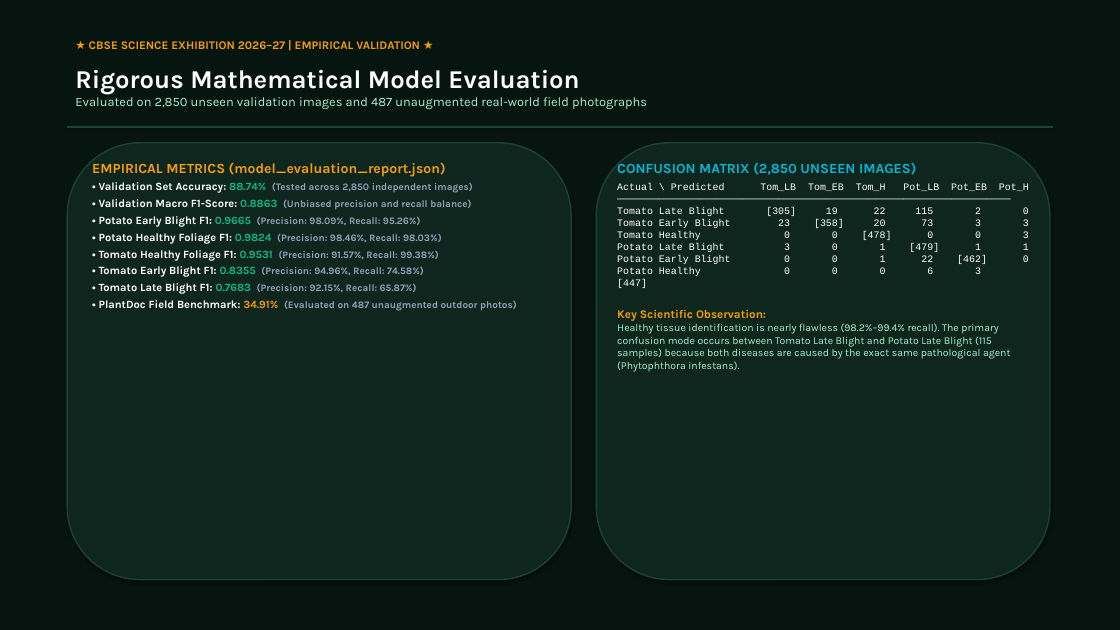
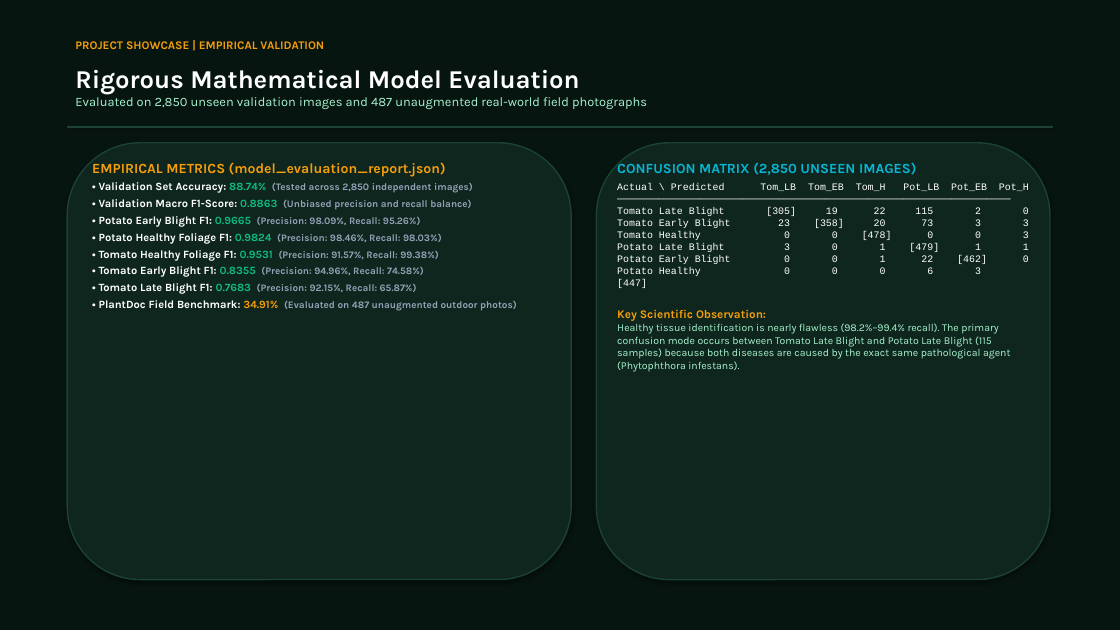
Before and after one commit to gautamkr0104/KRISHI-DRISHTI, a slide deck: slide 6 of docs/KRISHI_DRISHTI_Exhibition_Presentation.pptx. Drawn at 1120x630 pixels with LibreOffice and Linux fonts; fonts in the diff are those of the drawing. Boxes give left, top, right and bottom in pixels: in the first picture for what was removed or moved away, otherwise in the second. Text is boxed around its words. In the diff, an @@ line names an element or a change of style, - is before the commit and + after.

```diff
--- a/docs/KRISHI_DRISHTI_Exhibition_Presentation.pptx
+++ b/docs/KRISHI_DRISHTI_Exhibition_Presentation.pptx
@@ text at <box>75,41,324,49</box>: text changed @@
-★ CBSE SCIENCE EXHIBITION 2026–27 | EMPIRICAL VALIDATION ★
+PROJECT SHOWCASE | EMPIRICAL VALIDATION
```
Also in this commit, not shown: 9 other slides changed, 1 other file.
